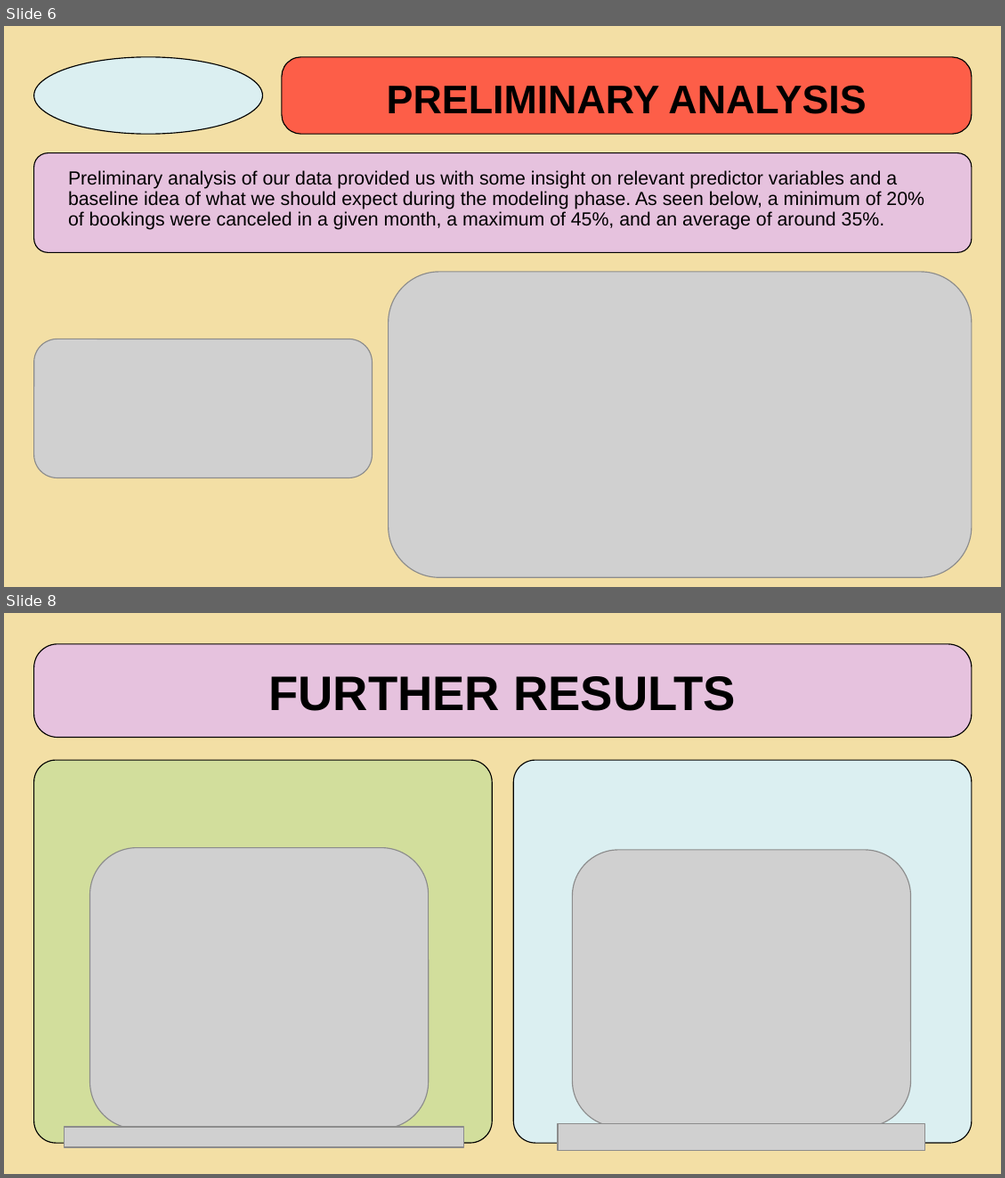
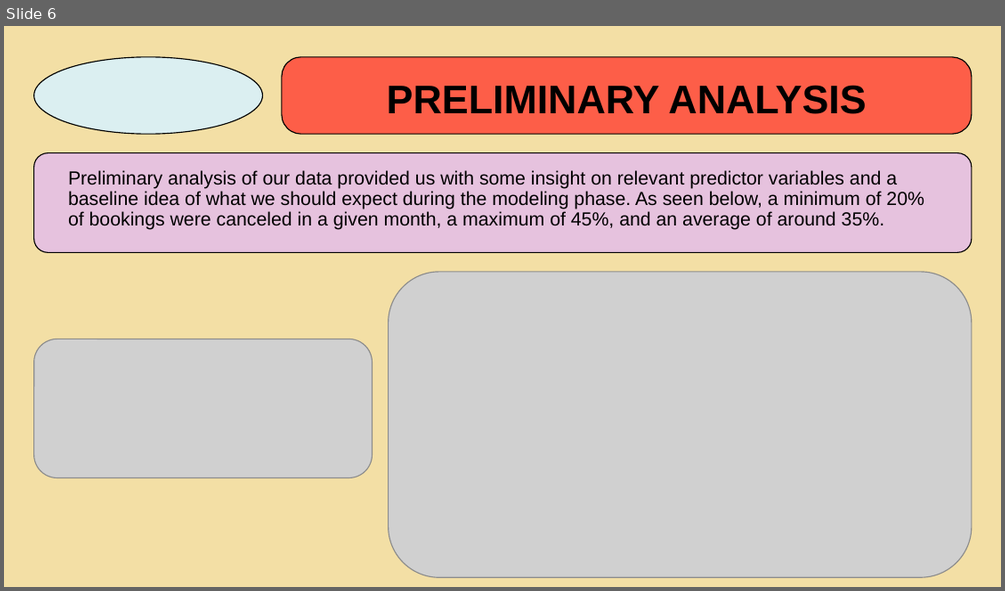
Before and after one commit to AubreyKranz/DataScience, a slide deck: reports/part 4/PROJECT OVERVIEW.pptx. Shown one above the other, each under a label of ours: slides 6 and 8 before the commit, slide 6 after it; the slides between them are not shown. The pictures are 1005x1178 and 1005x591 pixels, drawn with LibreOffice and Linux fonts; fonts in the diff are those of the drawing; grey boxes stand for pictures. Boxes give left, top, right and bottom in pixels: in the first picture for what was removed or moved away, otherwise in the second. Text is boxed around its words. In the diff, an @@ line names an element or a change of style, - is before the commit and + after.

```diff
--- a/reports/part 4/PROJECT OVERVIEW.pptx
+++ b/reports/part 4/PROJECT OVERVIEW.pptx
@@ slide 8 removed at [4, 613, 1001, 1174], background #F3DFA5 @@
@@ rounded rectangle removed at [34, 644, 971, 737] @@
@@ title removed at [268, 676, 736, 711] @@
-FURTHER RESULTS
@@ rounded rectangle removed at [34, 760, 492, 1143] @@
@@ rounded rectangle removed at [513, 760, 971, 1143] @@
@@ picture removed at [89, 847, 428, 1128] @@
@@ picture removed at [572, 849, 910, 1127] @@
@@ picture removed at [65, 1127, 464, 1147] @@
@@ picture removed at [558, 1123, 925, 1151] @@
```
Also in this commit, not shown: 7 slides changed, 2 slides added, 2 other files.
